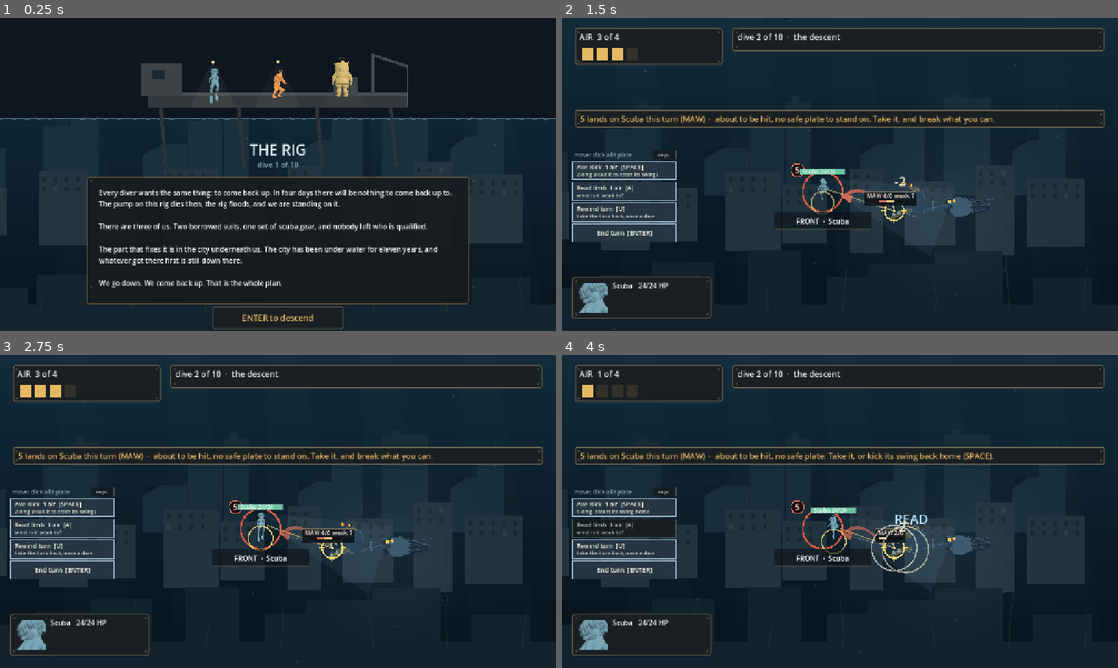
Above: before the commit, frames 1-4 (two rows, left to right).
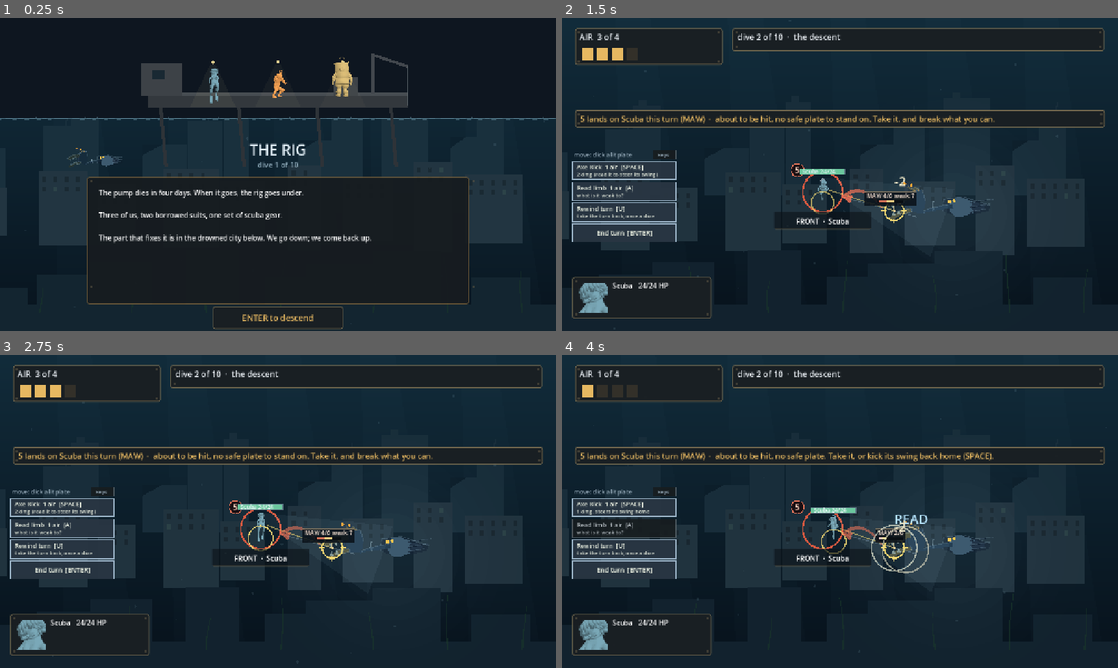
Above: after the commit, the same moments.

Repository: ImmortalDemonGod/salvage
Game: Godot game, scene res://game/main.tscn
The game is run twice, just before and just after one commit, with the same random seed, the same clock (stepped at 60 frames per second) and the same inputs.
Inputs (mouse positions are in pixels of both pictures, inside the frame that each line leads up to):
- Up to frame 1 (0.25 s): no input
- Up to frame 2 (1.5 s): tap Enter at 0.5 s; move the mouse to (962, 158) at 0.52 s; hold Right 0.53-1.25 s; tap 1 at 0.6 s; click (962, 158) at 0.67 s; tap Space at 0.77 s; drag from (728, 190) to (812, 237) at 1.27 s
- Up to frame 3 (2.75 s): move the mouse to (333, 442) at 2.02 s; hold Right from 2.03 s (still down); tap 3 at 2.1 s
- Up to frame 4 (4 s): release Right at 2.75 s; drag from (812, 574) to (673, 464) at 2.77 s; move the mouse to (1006, 558) at 3.52 s; hold A from 3.53 s (still down); tap Q at 3.6 s; tap Space at 3.77 s

The runs differ from the first frame. In frame 1, 4.4% of the frame differs, in the area x 12-82%, y 41-87%; in frame 2, less than 0.1%; in frame 3, less than 0.1%; in frame 4, less than 0.1%.

Commit message:
the ending is the opening made good, and the words fit a glance
- the rig tableau extracted and shared: the ending draws the same deck,
  the same squad home on it, the pump light steady where it blinked
  (four playtests said the finish had no reward; JOE named the fix)
- the opening carries a lurker in the water instead of a sentence about
  it, and its copy cuts to one line per role, placeholders still Marc's
- the lock screen loses its bottom card: it repeated the step line and
  the door label, three copies of one sentence on the game's most
  visual screen

Diff:
--- a/content/beats.gd
+++ b/content/beats.gd
@@ -29,10 +29,14 @@
 		# a scene that forgets to say what you want is the exact failure
 		# the last prototype shipped.
 		# ALL TEXT PLACEHOLDER, for Marc.
+		# Cut to one line per role, Aug 8: four readers in a row skipped the
+		# long version, so the words that survive are the ones that fit in
+		# a glance. The lurker drawn under the rig now carries "whatever
+		# got there first is still down there" instead of a sentence.
 		"lines": [
-			{"role": "obstacle", "text": "(placeholder) Every diver wants the same thing: to come back up. In four days there will be nothing to come back up to. The pump on this rig dies then, the rig floods, and we are standing on it."},
-			{"role": "who", "text": "(placeholder) There are three of us. Two borrowed suits, one set of scuba gear, and nobody left who is qualified."},
-			{"role": "want", "text": "(placeholder) The part that fixes it is in the city underneath us. The city has been under water for eleven years, and whatever got there first is still down there.\n\nWe go down. We come back up. That is the whole plan."},
+			{"role": "obstacle", "text": "(placeholder) The pump dies in four days. When it goes, the rig goes under."},
+			{"role": "who", "text": "(placeholder) Three of us, two borrowed suits, one set of scuba gear."},
+			{"role": "want", "text": "(placeholder) The part that fixes it is in the drowned city below. We go down; we come back up."},
 			# controls for THIS beat only. Combat keys are taught in `descent`,
 			# which is the beat that teaches the combat frame: telling a player
 			# how to end a turn before turns exist is the teach ladder broken
--- a/game/main.gd
+++ b/game/main.gd
@@ -765,26 +765,31 @@
 	DisplayServer.window_set_title("SALVAGE beat=%s%s" % [("ending" if run.finished else String(b.get("id", "?"))), tstate])
 
 func _draw_ending() -> void:
+	# The ending IS the opening screen, made good: the same rig, the same
+	# squad back on the same deck, and the pump light holding steady where
+	# it blinked. Four playtests said the finish had no reward; a stat
+	# card on a dark field was the proof. Making it home has to LOOK like
+	# making it home (JOE, Aug 8).
 	var f: Font = ThemeDB.fallback_font
 	var w: Vector2 = size.max(DESIGN)
-	draw_rect(Rect2(Vector2.ZERO, w), Color(0.02, 0.05, 0.09, 0.86))
-	var cx: float = w.x * 0.5 - 250.0
-	var y: float = w.y * 0.30
+	var surf: float = 232.0
+	_draw_tableau(true)
 	var lost := int(run.salvage_lost)
 	var head := "THE PUMP TURNS OVER" if lost == 0 else "THE PUMP TURNS OVER, BARELY"
-	draw_string(f, Vector2(cx, y), head, HORIZONTAL_ALIGNMENT_LEFT, -1, 40, Color(0.86, 0.93, 0.96))
+	draw_string(f, Vector2(w.x * 0.5 - 300.0, surf + 96.0), head,
+		HORIZONTAL_ALIGNMENT_CENTER, 600.0, 36, Color(0.88, 0.94, 0.97))
 	var rows: Array = [
-		"dives cleared        %d of %d" % [Beats.LADDER.size(), Beats.LADDER.size()],
-		"cargo crushed         %d" % lost,
-		"the squad came back  %s" % ("whole" if lost == 0 else "lighter than it went down"),
+		"dives cleared  %d of %d" % [Beats.LADDER.size(), Beats.LADDER.size()],
+		"cargo crushed  %d" % lost,
+		"the squad came back %s" % ("whole" if lost == 0 else "lighter than it went down"),
 	]
 	for i in range(rows.size()):
-		draw_string(f, Vector2(cx, y + 108 + 34 * float(i)), String(rows[i]),
-			HORIZONTAL_ALIGNMENT_LEFT, -1, 23, Color(0.78, 0.86, 0.90))
-	draw_string(f, Vector2(cx, y + 232), "SALVAGE   a Team Ratateam prototype",
-		HORIZONTAL_ALIGNMENT_LEFT, -1, 21, Color(0.66, 0.78, 0.84))
-	draw_string(f, Vector2(cx, y + 262), "art Glass_Goat   ·   words Marc",
-		HORIZONTAL_ALIGNMENT_LEFT, -1, 17, Color(0.66, 0.74, 0.80))
+		draw_string(f, Vector2(w.x * 0.5 - 300.0, surf + 152.0 + 32.0 * float(i)), String(rows[i]),
+			HORIZONTAL_ALIGNMENT_CENTER, 600.0, 21, Color(0.76, 0.86, 0.90))
+	draw_string(f, Vector2(w.x * 0.5 - 300.0, surf + 276.0), "SALVAGE   a Team Ratateam prototype",
+		HORIZONTAL_ALIGNMENT_CENTER, 600.0, 19, Color(0.64, 0.77, 0.83))
+	draw_string(f, Vector2(w.x * 0.5 - 300.0, surf + 304.0), "art Glass_Goat   ·   words Marc",
+		HORIZONTAL_ALIGNMENT_CENTER, 600.0, 16, Color(0.60, 0.70, 0.76))
 
 func _next_step() -> String:
 	_hint_station = -1
@@ -998,17 +1003,11 @@
 			card.visible = false
 		for i in range(ui_stations.size()):
 			ui_stations[i].visible = false
-		ui_scene.get_parent().visible = true
-		# the goal has to be the goal of THIS lock. Lock 2 has two chambers
-		# and stage 1's line ("fill the chamber") describes neither of them.
-		var want := ""
-		if run.puzzle.solved():
-			want = "the way out is open"
-		elif run.puzzle.stage == 2:
-			want = "The way out sits above chamber A. Fill A to the line; B must end dry."
-		else:
-			want = "The way out is above the waterline. Fill the chamber to the line."
-		ui_scene.text = want
+		# No bottom card on the lock. It said what the yellow step line and
+		# the door's own "fill to this line" label already say, so the one
+		# screen built to be read as a PICTURE carried the same sentence
+		# three times (JOE, Aug 8: read no text, there was too much).
+		ui_scene.get_parent().visible = false
 		var vk := ["1", "2", "3", "4"]
 		var labels: Array = []
 		for i in range(run.puzzle.valves()):
@@ -1704,8 +1703,14 @@
 	# water covers it, not floating unattached in the middle of the chamber
 	return Vector2(x + wide1 + 26.0, top + tall - 26.0)
 
-func _draw_rig() -> void:
-	var f: Font = ThemeDB.fallback_font
+# The rig tableau, shared by the opening interludes AND the ending. The
+# interludes ARE the cutscenes this prototype gets, so the tableau earns
+# it: a full-width deck, gantry, davit, the pump, deck lamps that pool
+# light under the cast, and the squad at close to combat scale. The one
+# thing that changes with the story is the PUMP: it blinks red and
+# failing every boat scene, and burns steady once the part is in --
+# the same screen, bookended, is the ending's reward (JOE, Aug 8).
+func _draw_tableau(pump_fixed: bool) -> void:
 	var w: Vector2 = size.max(DESIGN)
 	var surf: float = 232.0
 	# the surface: everything above it is air and rain-coloured
@@ -1716,10 +1721,6 @@
 		var bob: float = sin(_clock * 1.1 + float(i) * 0.6) * 3.0
 		draw_line(Vector2(x, surf + bob), Vector2(x + w.x / 46.0, surf - bob),
 			Color(0.55, 0.76, 0.84, 0.30), 2.0)
-	# the rig: a deck on legs, wide enough to be a stage. The interludes
-	# ARE the cutscenes this prototype gets, so the tableau earns it: a
-	# full-width deck, gantry, davit, the blinking pump, deck lamps that
-	# pool light under the cast, and the squad at close to combat scale.
 	var dx: float = w.x * 0.5 - 300.0
 	draw_rect(Rect2(Vector2(dx, surf - 54), Vector2(600, 30)), Color(0.20, 0.22, 0.24))
 	draw_rect(Rect2(Vector2(dx, surf - 60), Vector2(600, 6)), Color(0.28, 0.30, 0.32))
@@ -1729,10 +1730,14 @@
 	draw_line(Vector2(dx + 520, surf - 58), Vector2(dx + 520, surf - 150), Color(0.26, 0.28, 0.30), 8.0)
 	draw_line(Vector2(dx + 516, surf - 148), Vector2(dx + 600, surf - 120), Color(0.26, 0.28, 0.30), 6.0)
 	draw_line(Vector2(dx + 598, surf - 122), Vector2(dx + 598, surf - 30), Color(0.40, 0.44, 0.46, 0.8), 2.0)
-	# the failing pump, blinking on its own housing
-	var lit: float = 0.35 + 0.65 * abs(sin(_clock * 2.3))
+	# the pump: failing it blinks; fixed it holds
 	draw_rect(Rect2(Vector2(dx + 428, surf - 96), Vector2(56, 42)), Color(0.24, 0.26, 0.28))
-	draw_circle(Vector2(dx + 456, surf - 104), 6.0, Color(0.92, 0.44, 0.30, lit))
+	if pump_fixed:
+		draw_circle(Vector2(dx + 456, surf - 104), 6.0, Color(0.55, 0.92, 0.62, 0.95))
+		draw_circle(Vector2(dx + 456, surf - 104), 11.0, Color(0.55, 0.92, 0.62, 0.18))
+	else:
+		var lit: float = 0.35 + 0.65 * abs(sin(_clock * 2.3))
+		draw_circle(Vector2(dx + 456, surf - 104), 6.0, Color(0.92, 0.44, 0.30, lit))
 	for lx in [dx + 30.0, dx + 210.0, dx + 390.0, dx + 560.0]:
 		draw_line(Vector2(lx, surf - 26), Vector2(lx + 12.0, surf + 110.0), Color(0.18, 0.20, 0.22), 8.0)
 	# deck lamps pooling light on the cast
@@ -1745,7 +1750,24 @@
 	# the squad at stage scale, spaced like a poster, not a chess row
 	for i in range(3):
 		_draw_baked(i, Vector2(dx + 152.0 + float(i) * 148.0, surf - 52.0) + fx.idle(i), 0.26)
+
+func _draw_rig() -> void:
+	var f: Font = ThemeDB.fallback_font
+	var w: Vector2 = size.max(DESIGN)
+	var surf: float = 232.0
+	_draw_tableau(false)
 	var b: Dictionary = run.current()
+	# the thing they are standing over, on the FIRST screen only: a shape
+	# in the water that says the city below is not empty. Four readers in
+	# a row skipped the words; the threat has to be visible instead.
+	if String(b.get("id", "")) == "opening":
+		# left of the title, under the rig's shadow: the one patch of
+		# water the text card never covers
+		Art.kind = "lurker"
+		Art.tint = Color(0.34, 0.46, 0.54, 0.60)
+		Art.draw_crab(self, Vector2(235.0 + sin(_clock * 0.37) * 14.0,
+			surf + 118.0 + sin(_clock * 0.61) * 7.0), 80.0, [])
+		Art.tint = Color(1, 1, 1)
 	if _dive > 0.0:
 		return
 	var title := String(b.get("title", "")).to_upper()
